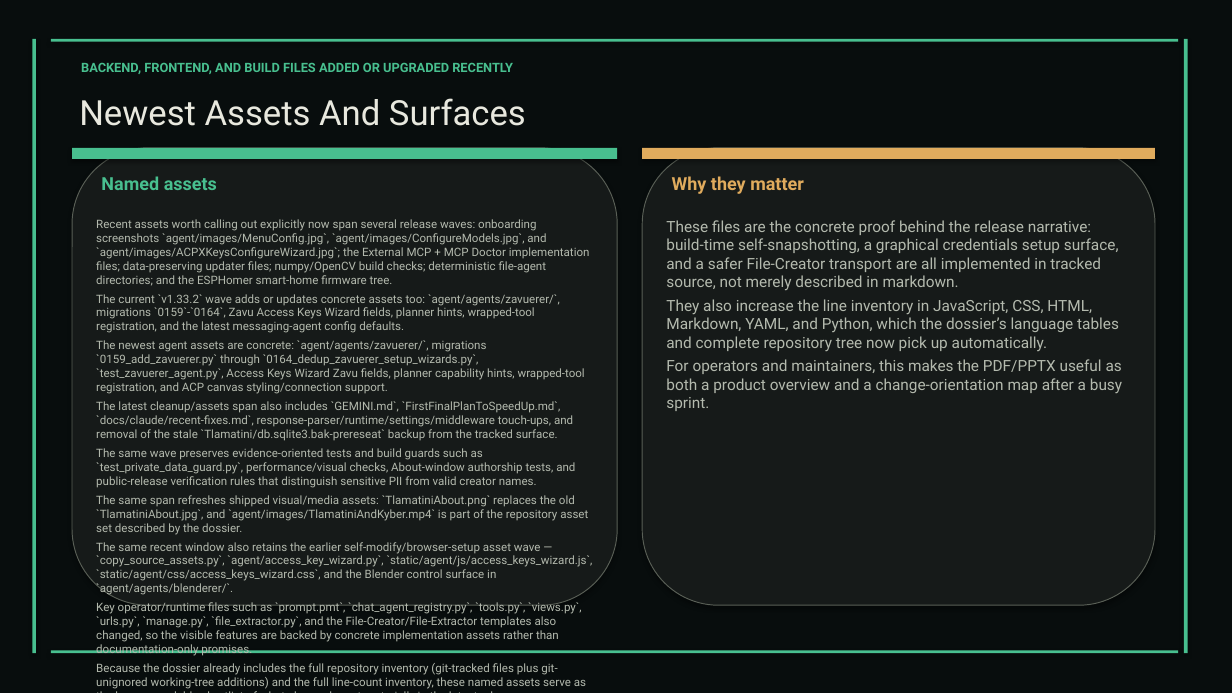
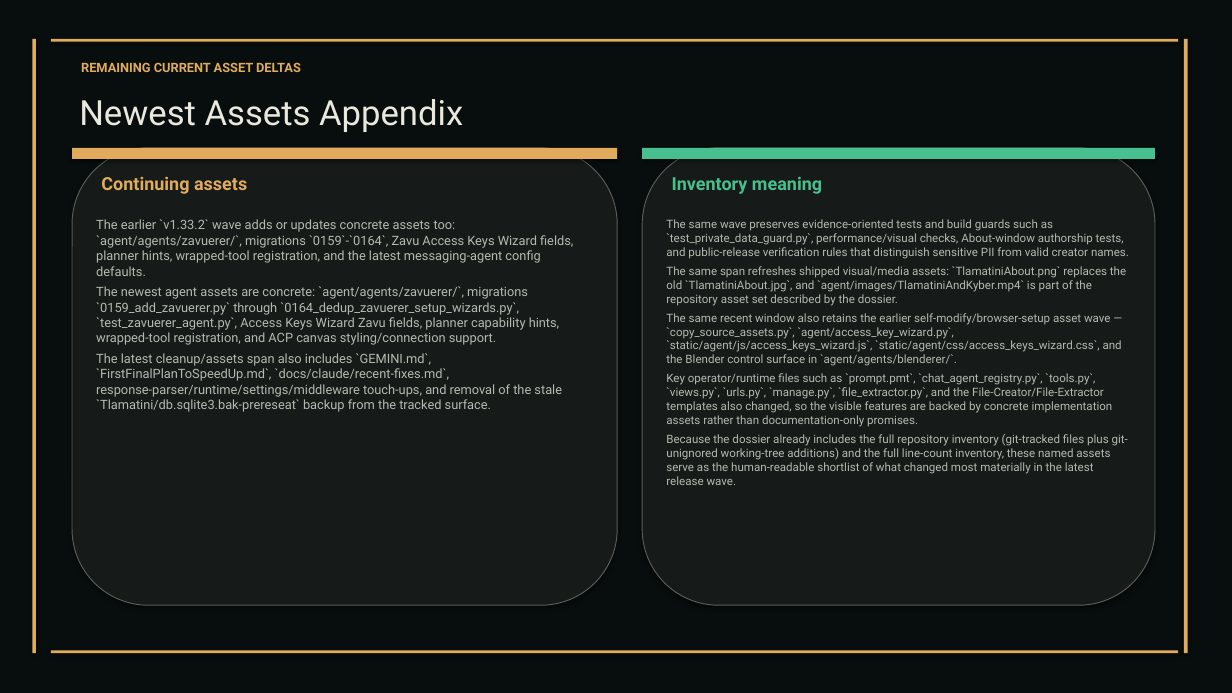
Before and after one commit to XAIHT/web-app, a slide deck: slide 42 of Tlamatini_eXtended_Artificial_Intelligence_Humanly_Tempered.pptx (slide 30 before the commit). Drawn at 1232x693 pixels with LibreOffice and Linux fonts; fonts in the diff are those of the drawing. Boxes give left, top, right and bottom in pixels: in the first picture for what was removed or moved away, otherwise in the second. Text is boxed around its words. In the diff, an @@ line names an element or a change of style, - is before the commit and + after.

Commit message:
Update to 1.38.1, by Tlamatini's-AutoBot.

```diff
--- a/Tlamatini_eXtended_Artificial_Intelligence_Humanly_Tempered.pptx
+++ b/Tlamatini_eXtended_Artificial_Intelligence_Humanly_Tempered.pptx
@@ text at (81,62,301,72): text changed; text colour #48BF8F to #E0AB5D @@
-BACKEND, FRONTEND, AND BUILD FILES ADDED OR UPGRADED RECENTLY
+REMAINING CURRENT ASSET DELTAS
@@ text at (79,99,463,132): text changed @@
-Newest Assets And Surfaces
+Newest Assets Appendix
@@ fill #48BF8F to #E0AB5D in 5 elements at (32,39,36,653), (1184,39,1188,653), (51,39,1178,42), (51,651,1178,653), (72,148,617,159) @@
@@ rectangle at (642,148,1155,159): fill #E0AB5D to #48BF8F @@
@@ text at (101,176,247,194): text changed; text colour #48BF8F to #E0AB5D @@
-Named assets
+Continuing assets
@@ text at (672,177,822,194): text changed; text colour #E0AB5D to #48BF8F @@
-Why they matter
+Inventory meaning
@@ text at (96,219,573,276): text changed; size 9 to 10 pt @@
-Recent assets worth calling out explicitly now span several release waves: onboarding screenshots `agent/images/MenuConfig.jpg`, `agent/images/ConfigureModels.jpg`, and `agent/images/ACPXKeysConfigureWizard.jpg`; the External MCP + MCP Doctor implementation files; data-preserving updater files; numpy/OpenCV build checks; deterministic file-agent directories; and the ESPHomer smart-home firmware tree.
-The current `v1.33.2` wave adds or updates concrete assets too: `agent/agents/zavuerer/`, migrations `0159`-`0164`, Zavu Access Keys Wizard fields, planner hints, wrapped-tool registration, and the latest messaging-agent config defaults.
+The earlier `v1.33.2` wave adds or updates concrete assets too: `agent/agents/zavuerer/`, migrations `0159`-`0164`, Zavu Access Keys Wizard fields, planner hints, wrapped-tool registration, and the latest messaging-agent config defaults.
@@ text at (666,219,1129,485): text changed; size 12 to 9 pt @@
-These files are the concrete proof behind the release narrative: build-time self-snapshotting, a graphical credentials setup surface, and a safer File-Creator transport are all implemented in tracked source, not merely described in markdown.
-They also increase the line inventory in JavaScript, CSS, HTML, Markdown, YAML, and Python, which the dossier’s language tables and complete repository tree now pick up automatically.
-For operators and maintainers, this makes the PDF/PPTX useful as both a product overview and a change-orientation map after a busy sprint.
+The same wave preserves evidence-oriented tests and build guards such as `test_private_data_guard.py`, performance/visual checks, About-window authorship tests, and public-release verification rules that distinguish sensitive PII from valid creator names.
+The same span refreshes shipped visual/media assets: `TlamatiniAbout.png` replaces the old `TlamatiniAbout.jpg`, and `agent/images/TlamatiniAndKyber.mp4` is part of the repository asset set described by the dossier.
+The same recent window also retains the earlier self-modify/browser-setup asset wave — `copy_source_assets.py`, `agent/access_key_wizard.py`, `static/agent/js/access_keys_wizard.js`, `static/agent/css/access_keys_wizard.css`, and the Blender control surface in `agent/agents/blenderer/`.
+Key operator/runtime files such as `prompt.pmt`, `chat_agent_registry.py`, `tools.py`, `views.py`, `urls.py`, `manage.py`, `file_extractor.py`, and the File-Creator/File-Extractor templates also changed, so the visible features are backed by concrete implementation assets rather than documentation-only promises.
+Because the dossier already includes the full repository inventory (git-tracked files plus git-unignored working-tree additions) and the full line-count inventory, these named assets serve as the human-readable shortlist of what changed most materially in the latest release wave.
@@ text at (96,286,562,412): size 9 to 10 pt in "The newest agent assets are concrete: `agent/agents/zavuerer ...", "The latest cleanup/assets span also includes `GEMINI.md`, ..." @@
@@ text at (96,448,593,689): paragraphs removed @@
-The same wave preserves evidence-oriented tests and build guards such as `test_private_data_guard.py`, performance/visual checks, About-window authorship tests, and public-release verification rules that distinguish sensitive PII from valid creator names.
-The same span refreshes shipped visual/media assets: `TlamatiniAbout.png` replaces the old `TlamatiniAbout.jpg`, and `agent/images/TlamatiniAndKyber.mp4` is part of the repository asset set described by the dossier.
-The same recent window also retains the earlier self-modify/browser-setup asset wave — `copy_source_assets.py`, `agent/access_key_wizard.py`, `static/agent/js/access_keys_wizard.js`, `static/agent/css/access_keys_wizard.css`, and the Blender control surface in `agent/agents/blenderer/`.
-Key operator/runtime files such as `prompt.pmt`, `chat_agent_registry.py`, `tools.py`, `views.py`, `urls.py`, `manage.py`, `file_extractor.py`, and the File-Creator/File-Extractor templates also changed, so the visible features are backed by concrete implementation assets rather than documentation-only promises.
-Because the dossier already includes the full repository inventory (git-tracked files plus git-unignored working-tree additions) and the full line-count inventory, these named assets serve as the human-readable shortlist of what changed most materially in the latest release wave.
```
Also in this commit, not shown: 51 other slides changed, 14 slides added, 11 other files.
